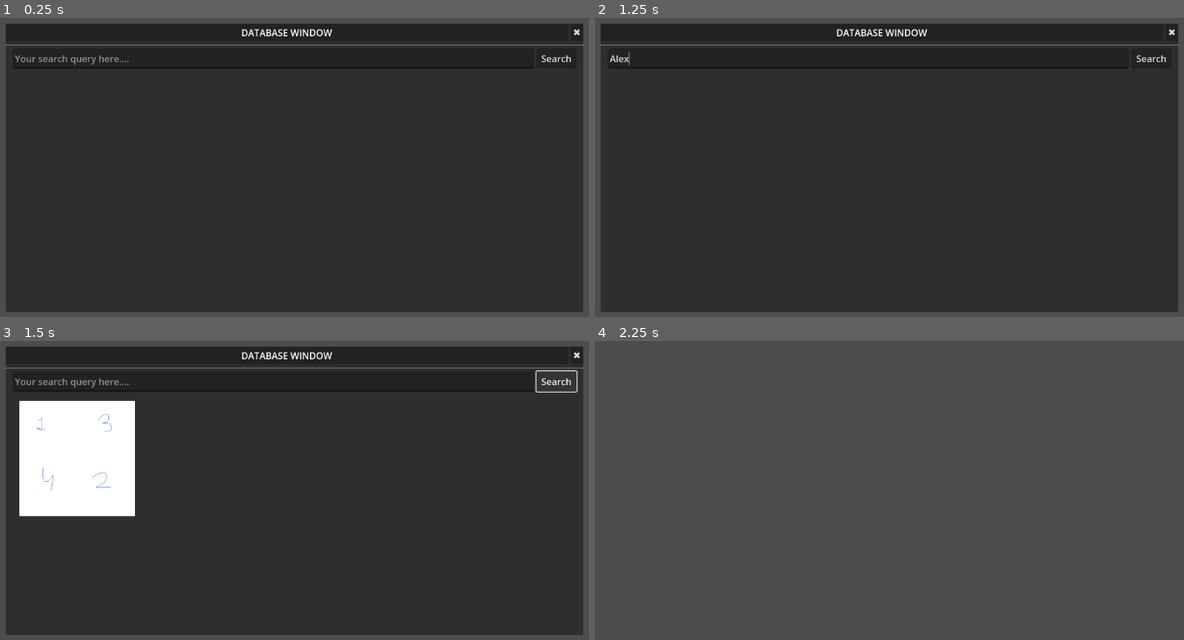
Above: before the commit, frames 1-4 (two rows, left to right).
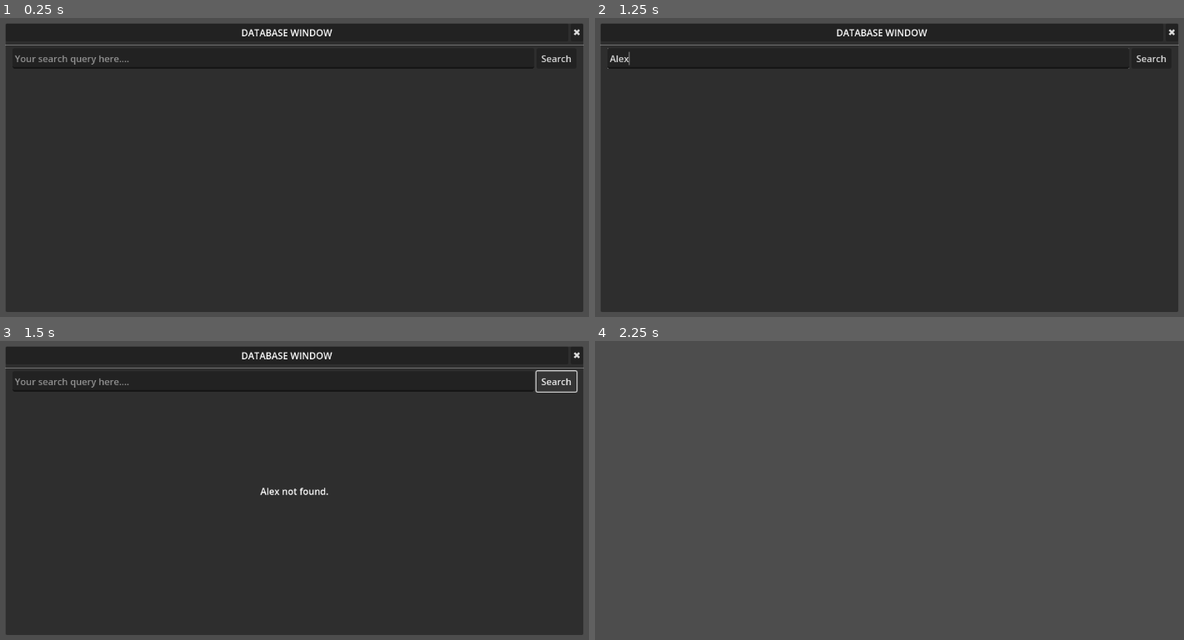
Above: after the commit, the same moments.

Repository: weekenders-org/DetectiveGame
Game: Godot game, scene res://scenes/database.tscn
Same seed, same stepped clock (60 frames per second), same inputs: the game is played once before the commit and once after it.
Inputs (mouse positions are in pixels of both pictures, inside the frame that each line leads up to):
- Up to frame 1 (0.25 s): no input
- Up to frame 2 (1.25 s): click (865, 59) at 0.52 s; type "Alex" at 0.6 s
- Up to frame 3 (1.5 s): click "Search" at 1.25 s
- Up to frame 4 (2.25 s): click "✖" at 2 s

Frames 1-2 are identical in both runs. In frame 3, 7.8% of the frame differs, in the area x 3-56%, y 20-59%; in frame 4, nothing differs.

Commit message:
add database searching

Diff:
--- /dev/null
+++ b/scenes/board.tscn
@@ -0,0 +1,11 @@
+[gd_scene load_steps=2 format=3 uid="uid://bqn6iownc7ai4"]
+
+[ext_resource type="Script" path="res://scripts/board.gd" id="1_sj3vb"]
+
+[node name="Board" type="Panel"]
+anchors_preset = 15
+anchor_right = 1.0
+anchor_bottom = 1.0
+grow_horizontal = 2
+grow_vertical = 2
+script = ExtResource("1_sj3vb")
--- a/scenes/database.tscn
+++ b/scenes/database.tscn
@@ -146,6 +146,22 @@
 layout_mode = 2
 text = "✖"
 
+[node name="NotFoundLabel" type="Label" parent="."]
+visible = false
+layout_mode = 1
+anchors_preset = 8
+anchor_left = 0.5
+anchor_top = 0.5
+anchor_right = 0.5
+anchor_bottom = 0.5
+offset_left = -50.5
+offset_top = -11.5
+offset_right = 50.5
+offset_bottom = 11.5
+grow_horizontal = 2
+grow_vertical = 2
+text = "NOT FOUND"
+
 [connection signal="pressed" from="VBoxContainer/TitleContainer/DatabaseClose" to="." method="_on_database_close_pressed"]
 [connection signal="pressed" from="VBoxContainer/MarginContainer/BodyContainer/SearchContainer/Search" to="." method="_on_search_pressed"]
 [connection signal="pressed" from="ImagePreview/TitleContainer/ImageClose" to="." method="_on_image_close_pressed"]
--- a/scenes/game.tscn
+++ b/scenes/game.tscn
@@ -1,7 +1,11 @@
-[gd_scene load_steps=2 format=3 uid="uid://rs7bl6r422k8"]
+[gd_scene load_steps=3 format=3 uid="uid://rs7bl6r422k8"]
 
 [ext_resource type="PackedScene" uid="uid://8j37uja2sd3h" path="res://scenes/database.tscn" id="1_ttkst"]
+[ext_resource type="PackedScene" uid="uid://bqn6iownc7ai4" path="res://scenes/board.tscn" id="2_sfpmf"]
 
 [node name="Game" type="Node"]
 
 [node name="Database" parent="." instance=ExtResource("1_ttkst")]
+
+[node name="Board" parent="." instance=ExtResource("2_sfpmf")]
+visible = false
--- a/scenes/picture.tscn
+++ b/scenes/picture.tscn
@@ -1,7 +1,7 @@
 [gd_scene load_steps=3 format=3 uid="uid://d3p3p6u6pxu6r"]
 
 [ext_resource type="Texture2D" uid="uid://dexgrd3o2xk8q" path="res://images/1342.png" id="1_cuxkp"]
-[ext_resource type="Script" path="res://scenes/picture_button.gd" id="2_wg1jj"]
+[ext_resource type="Script" path="res://scripts/picture_button.gd" id="2_wg1jj"]
 
 [node name="Picture" type="TextureButton"]
 custom_minimum_size = Vector2(200, 200)
--- /dev/null
+++ b/scripts/board.gd
@@ -0,0 +1,10 @@
+extends Panel
+
+# Called when the node enters the scene tree for the first time.
+func _ready() -> void:
+	pass # Replace with function body.
+
+
+# Called every frame. 'delta' is the elapsed time since the previous frame.
+func _process(delta: float) -> void:
+	pass
--- a/scripts/database.gd
+++ b/scripts/database.gd
@@ -1,18 +1,83 @@
 extends Control
+
+@export var folder_path: String = "res://images/"
+@export var debug_img_paths: PackedStringArray = []
 
 @onready var results : FlowContainer = $VBoxContainer/MarginContainer/BodyContainer/ContentMargin/Content/Results
 @onready var search_text: TextEdit = $VBoxContainer/MarginContainer/BodyContainer/SearchContainer/SeatchText
 @onready var preview: Panel = $ImagePreview
+@onready var not_found: Label = $NotFoundLabel
 @onready var pic_scene: PackedScene = preload("res://scenes/picture.tscn")
 
+var image_paths = {}
+
+func _ready() -> void:
+	if folder_path.is_empty():
+		push_error("Folder path is empty")
+		return
+	index_images()
+
+# Pre-index images, only handles .png and .jpg atm
+func index_images() -> void:
+	image_paths.clear()
+	debug_img_paths.clear()
+
+	var dir :  DirAccess = DirAccess.open(folder_path)
+	if dir == null:
+		push_error("Failed to open directory: " + folder_path)
+		return
+
+	if dir.list_dir_begin() != OK:
+		push_error("Failed to list directory: " + folder_path)
+		return
+
+	var file_name = dir.get_next()
+	while file_name != "":
+		if file_name.ends_with(".png") or file_name.ends_with(".jpg"):
+			var name_no_ext = file_name.get_basename().to_lower()
+			image_paths[name_no_ext] = folder_path + file_name
+			debug_img_paths.append(name_no_ext + " -> " + file_name)
+		file_name = dir.get_next()
+	print(debug_img_paths)
+
+func search_image(search_name: String) -> String:
+	return image_paths.get(search_name.to_lower(), "")
+
+func load_texture(image_name: String) -> Texture2D:
+	var file_path = search_image(image_name)
+	if file_path == "":
+		return null
+
+	var tex = load(file_path)
+	if tex is Texture2D:
+		return tex
+
+	print(image_name + "not found.")
+	return null
+
+func clear_search() -> void:
+	search_text.clear()
+	not_found.hide()
+	for child in results.get_children():
+		results.remove_child(child)
+		child.queue_free()
+
 func _on_search_pressed() -> void:
-	var picture : PictureButton = pic_scene.instantiate()
-	picture.preview = preview
-	search_text.clear()
-	results.add_child(picture)
+	var search_str = search_text.text
+	var texture = load_texture(search_str)
+	clear_search()
+
+	if (texture != null):
+		var picture : PictureButton = pic_scene.instantiate()
+		picture.setup(preview, texture)
+		results.add_child(picture)
+	else:
+		not_found.text = search_str + " not found."
+		not_found.show()
 
 func _on_database_close_pressed() -> void:
 	hide()
 
 func _on_image_close_pressed() -> void:
 	preview.hide()
+	clear_search()
--- a/scenes/picture_button.gd
+++ b/scripts/picture_button.gd
@@ -1,6 +1,10 @@
 class_name PictureButton extends TextureButton
 
 @export var preview: Panel = null
+
+func setup(previewPanel: Panel, texture: Texture2D):
+	preview = previewPanel
+	texture_normal = texture
 
 func _on_pressed() -> void:
 	var stylebox = preview.get_theme_stylebox("panel")
Binary file added: images/5786.png
Not shown, added: images/5786.png.import
